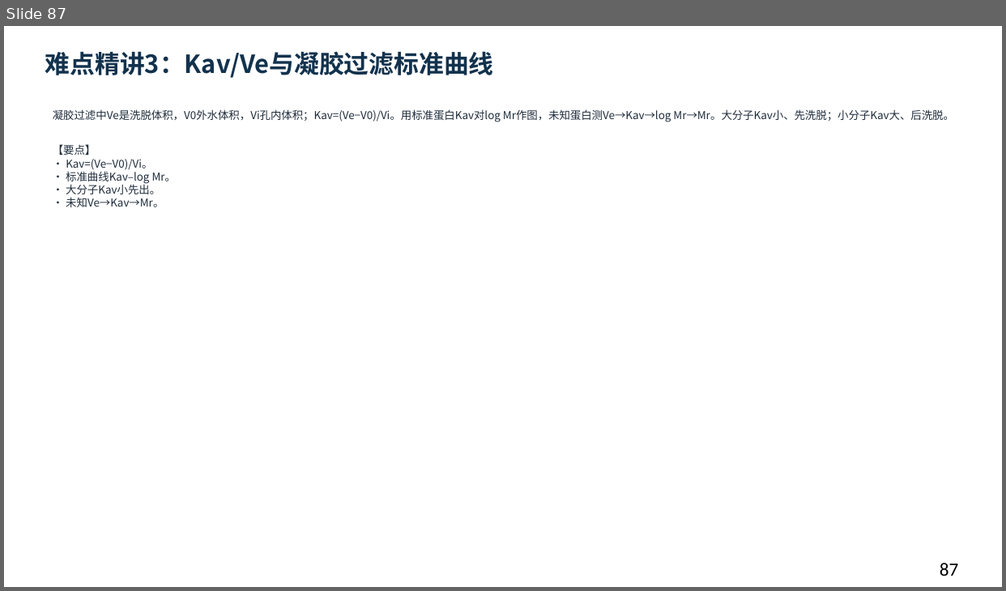
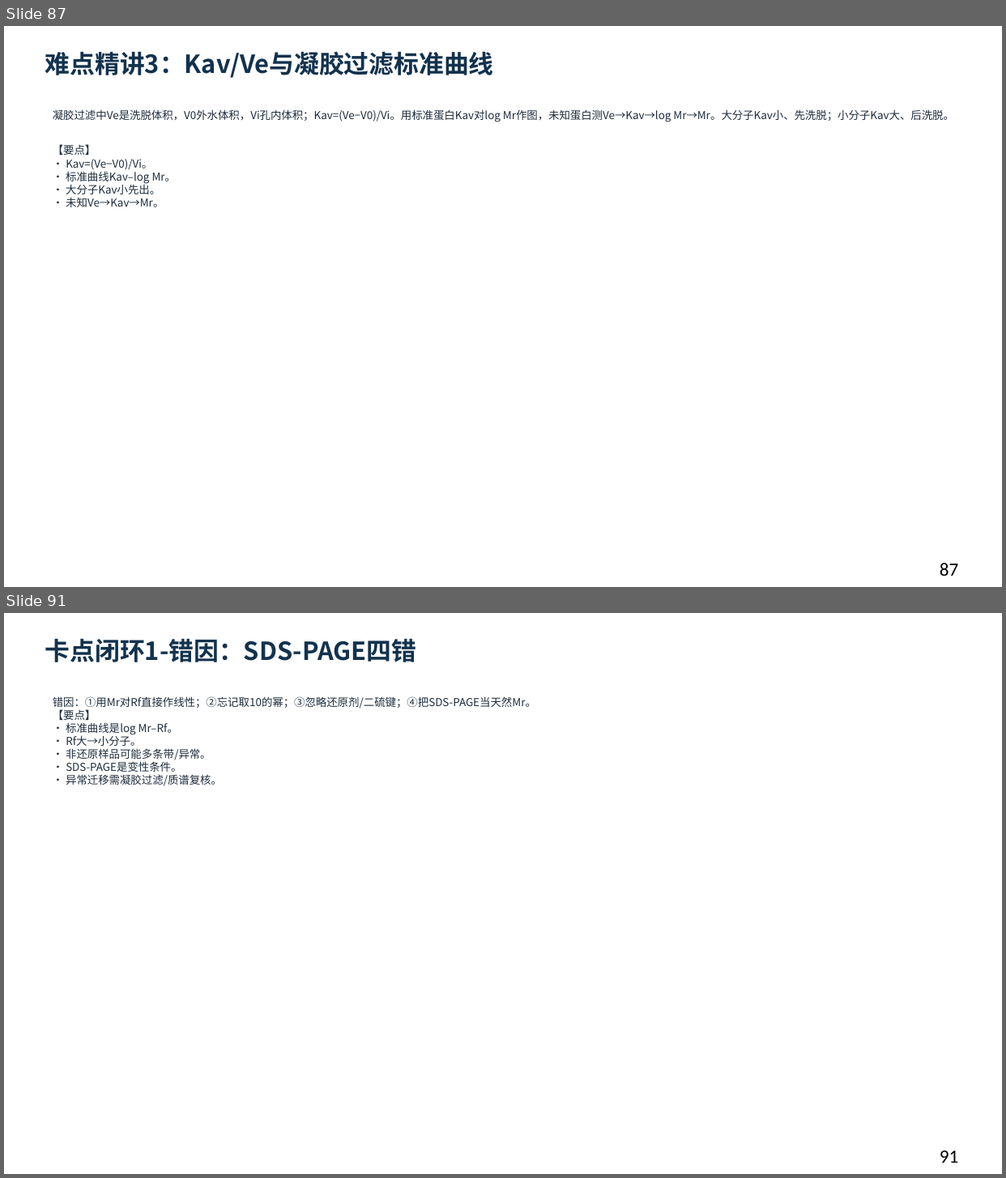
Before and after one commit to newkan-li/Biochemistry, a slide deck: downloads/bc05-ai-style.pptx. Shown one above the other, each under a label of ours: slide 87 before the commit, slides 87 and 91 after it; the slides between them are not shown. The pictures are 1006x591 and 1006x1178 pixels, drawn with LibreOffice and Linux fonts; fonts in the diff are those of the drawing. Boxes give left, top, right and bottom in pixels: in the first picture for what was removed or moved away, otherwise in the second. Text is boxed around its words. In the diff, an @@ line names an element or a change of style, - is before the commit and + after.

```diff
--- a/downloads/bc05-ai-style.pptx
+++ b/downloads/bc05-ai-style.pptx
@@ slide 91 added at bbox=[4, 613, 1002, 1174], background #FFFFFF @@
@@ text added at bbox=[45, 638, 416, 662], 24 pt, text #12324D, bold @@
+卡点闭环1-错因：SDS-PAGE四错
@@ text added at bbox=[53, 696, 536, 786], 10.5 pt, text #202D3C @@
+错因：①用Mr对Rf直接作线性；②忘记取10的幂；③忽略还原剂/二硫键；④把SDS-PAGE当天然Mr。
+【要点】
+• 标准曲线是log Mr–Rf。
+• Rf大→小分子。
+• 非还原样品可能多条带/异常。
+• SDS-PAGE是变性条件。
+• 异常迁移需凝胶过滤/质谱复核。
@@ text added at bbox=[940, 1151, 958, 1163], 18 pt, text #000000 @@
+91
```
Also in this commit, not shown: 1 slide changed, 11 other slides added, 18 other files.
